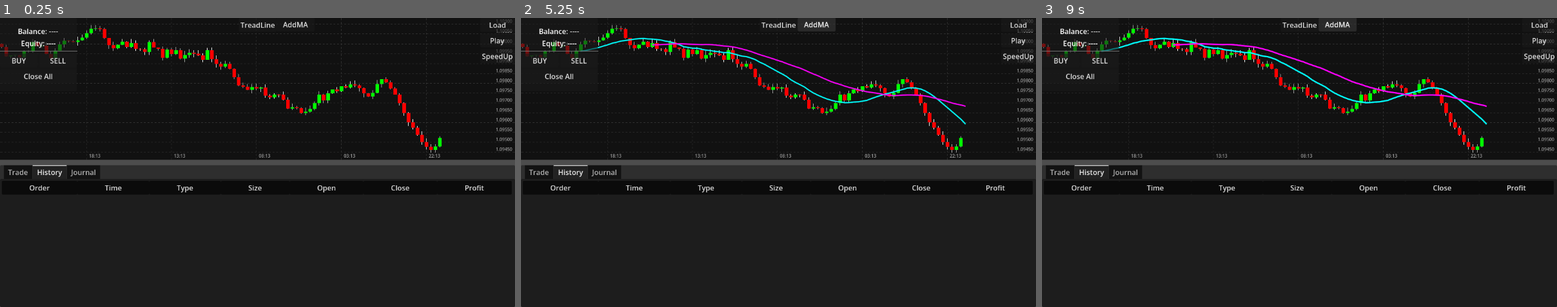
Above: before the commit, frames 1-3 (left to right).
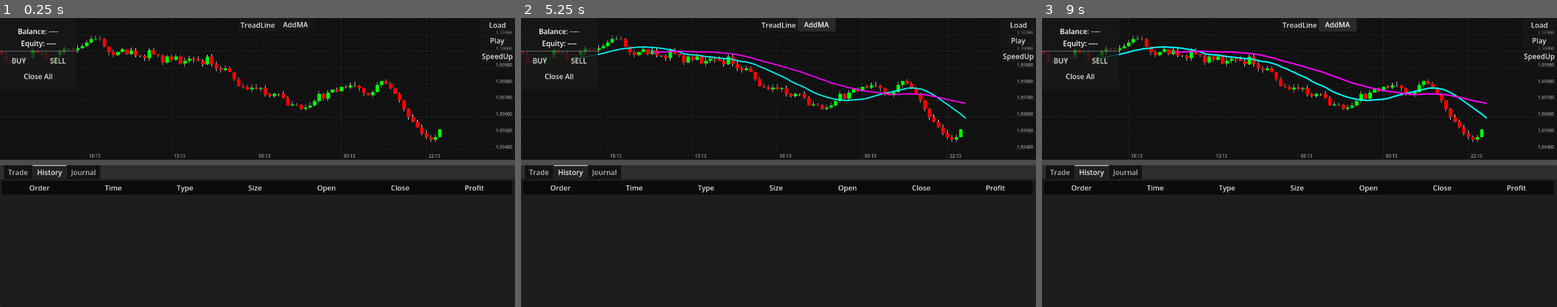
Above: after the commit, the same moments.

Repository: Bupalaoye/SuperTrader
Game: Godot game, scene res://Scenes/MainScene.tscn
Two runs of this game, one before a commit and one after it. Both use one fixed random seed, a clock stepped at 60 frames per second and the inputs below.
Inputs:
- Up to frame 1 (0.25 s): no input
- Up to frame 2 (5.25 s): click "Play" at 0.5 s; click "Play" at 1.25 s; click "SpeedUp" at 2 s; click "BUY" at 2.75 s; click "SELL" at 3.5 s; click "TreadLine" at 4.25 s; click "AddMA" at 5 s
- Up to frame 3 (9 s): click "SpeedUp" at 5.75 s; click "BUY" at 6.5 s; click "SELL" at 7.25 s; click "TreadLine" at 8 s; click "AddMA" at 8.75 s

The runs differ from the first frame. In frame 1, 2.7% of the frame differs, in the area x 0-100%, y 0-47%; in frame 2, 4.0%; in frame 3, 4.0%.

Commit message:
stash chang e

Diff:
--- a/Scripts/GameController.gd
+++ b/Scripts/GameController.gd
@@ -51,7 +51,7 @@
 var _cached_last_candle: Dictionary = {} # 缓存当前K线，防止空数据
 
 # 修改: 增加 tick 间隔控制
-var tick_delay: float = 0.1 # 每个微 Tick 之间的间隔 (秒)
+var tick_delay: float = 0.05 # 每个微 Tick 之间的间隔 (秒)
 
 func _ready():
 	print("正在初始化控制器...")
@@ -366,34 +366,14 @@
 # [重写] 模拟自然波动 K 线 (Perlin Noise + Path Interpolation)
 func _simulate_candle_ticks(final_data: Dictionary):
 	var t_str = final_data.t
-	var o = final_data.o
-	var h = final_data.h
-	var l = final_data.l
-	var c = final_data.c
-
-	# 1. 确定波动路径 (Path Planning)
-	# 真实市场往往先去测试反方向，再走主趋势
-	# 简单逻辑：
-	# 如果是阳线 (C >= O): 路径通常是 Open -> Low -> High -> Close
-	# 如果是阴线 (C < O):  路径通常是 Open -> High -> Low -> Close
-	# (当然这只是大概率，为了模拟器简单点先定死路径)
-
-	var path_points = []
-	path_points.append(o)
-
-	if c >= o:
-		# 阳线：先砸盘(Low)，再拉升(High)，最后收盘
-		if abs(l - o) > 0.00001: path_points.append(l)
-		if abs(h - l) > 0.00001: path_points.append(h)
-	else:
-		# 阴线：先诱多(High)，再砸盘(Low)，最后收盘
-		if abs(h - o) > 0.00001: path_points.append(h)
-		if abs(l - h) > 0.00001: path_points.append(l)
-
-	path_points.append(c)
-
-	# 2. 也是初始化临时 Candle
-	var temp_candle = {
+	var o = final_data.o # Open (固定)
+	var c_final = final_data.c # Final Close (目标)
+	var h_final = final_data.h # Final High (目标)
+	var l_final = final_data.l # Final Low (目标)
+
+	# 1. 初始化 "胚胎" K 线
+	# 刚出生时，O=H=L=C，就是一条横线
+	var current_sim_candle = {
 		"t": t_str,
 		"o": o,
 		"h": o,
@@ -401,77 +381,88 @@
 		"c": o
 	}
 
-	# 3. 分配时间片
-	# 假设每根 K 线我们模拟 60 次跳动 (Tick)，让动画更平滑
-	var total_ticks = 60
-	# 倒计时逻辑：模拟 60秒 / total_ticks = 每跳代表的秒数
-	var fake_seconds_per_tick = 60.0 / float(total_ticks)
-
-	# 强制图表滚动到最右边，确保看得到当前 K 线
-	chart.scroll_to_end()
-
-	# 4. 开始遍历路径点
-	var points_count = path_points.size()
-	if points_count < 2:
-		_process_tick(temp_candle, c, 0)
-		return
-
-	# 我们把 total_ticks 分配给 path 的每一段
-	# 例如 O->L, L->H, H->C 是 3 段, 每段分配 total_ticks / 3
-	var segments = points_count - 1
-	var ticks_per_segment = int(total_ticks / segments)
-
-	var current_tick_idx = 0
-
-	for i in range(segments):
-		var p_start = path_points[i]
-		var p_end = path_points[i+1]
-
-		for j in range(ticks_per_segment):
+	# 2. 也是先强制推送到图表，让原本的上一根结束，新的这一根开始
+	# 这一步至关重要，用户会看到一个新的 Dash 出现
+	_process_tick(current_sim_candle, o, 60)
+
+	# 3. 规划路径 (Path Planning) - 让走势更曲折
+	# 这里的路径是“趋势锚点”，我们会用噪声在锚点间游走
+	var anchors = []
+	anchors.append(o)
+
+	# 简单的逻辑：根据最终涨跌决定先去哪
+	# 为了更加真实，我们增加中间插值点，不要直奔 High/Low
+	if c_final >= o:
+		# 预期是阳线：O -> (震荡) -> L_final -> (拉升) -> H_final -> (回落) -> C_final
+		anchors.append(lerp(o, l_final, 0.6)) # 还没到最低，先试探
+		anchors.append(l_final)               # 到达最低
+		anchors.append(lerp(l_final, h_final, 0.3)) # 反弹
+		anchors.append(lerp(l_final, h_final, 0.8)) # 继续拉
+		anchors.append(h_final)               # 到达最高
+	else:
+		# 预期是阴线
+		anchors.append(lerp(o, h_final, 0.6))
+		anchors.append(h_final)
+		anchors.append(lerp(h_final, l_final, 0.3))
+
+	anchors.append(c_final) # 最后必须回到终点
+
+	# 4. 执行模拟循环
+	var total_steps = 60 # 60帧动画
+	var steps_per_segment = int(total_steps / (anchors.size() - 1))
+	if steps_per_segment < 1: steps_per_segment = 1
+
+	var tick_counter = 0
+
+	# 遍历每一段路径
+	for i in range(anchors.size() - 1):
+		var p_start = anchors[i]
+		var p_end = anchors[i+1]
+
+		for step in range(steps_per_segment):
 			if not is_playing: return
-
-			current_tick_idx += 1
-			# 进度 t (0.0 to 1.0)
-			var t = float(j) / float(ticks_per_segment)
-
-			# A. 线性插值 (趋势)
-			var linear_p = lerp(p_start, p_end, t)
-
-			# B. 叠加噪声 (波动)
-			_noise_offset += 0.05
-			var n_val = _noise.get_noise_1d(_noise_offset * 100.0) # -1 to 1
-
-			# 动态噪声强度：两头小，中间大 (两头必须准确对齐 O/H/L/C)
-			# 使用 sin(t * PI) 实现 0 -> 1 -> 0 的抛物线强度
-			var vol_scale = 0.0 # 波动幅度
-			# 计算这段距离的价差，作为波动基准
-			var seg_diff = abs(p_end - p_start)
-			vol_scale = seg_diff * 0.5 * sin(t * PI)
-
-			var noisy_price = linear_p + (n_val * vol_scale)
-
-			# 根据 noisy_price 更新 H/L
-			temp_candle.c = noisy_price
-			if noisy_price > temp_candle.h: temp_candle.h = noisy_price
-			if noisy_price < temp_candle.l: temp_candle.l = noisy_price
-
-			# 计算倒计时 (假定每分钟 60 秒)
-			var secs_remain = int(60 - (current_tick_idx * fake_seconds_per_tick))
-			if secs_remain < 0: secs_remain = 0
-
-			# 提交
-			_process_tick(temp_candle, noisy_price, secs_remain)
-
-			# 等待
+			tick_counter += 1
+
+			# 插值进度 0.0 -> 1.0
+			var t = float(step) / float(steps_per_segment)
+
+			# A. 基础移动 (线性)
+			var base_price = lerp(p_start, p_end, t)
+
+			# B. 叠加噪声 (让价格上下抖动)
+			_noise_offset += 0.2
+			var n = _noise.get_noise_1d(_noise_offset * 100.0) # -1 ~ 1
+			# 咱们让价格在趋势线上有 +/- 10% 的段落价差抖动
+			var noise_amp = abs(p_end - p_start) * 0.2
+			if noise_amp < 0.00005: noise_amp = 0.00005 # 最小抖动
+
+			var current_price = base_price + (n * noise_amp)
+
+			# [核心] 更新当前 K 线的 High/Low
+			# 注意：我们是根据“当前生成的 current_price”来推导 H/L，而不是用 final_data
+			# 这样 K 线才会“长”出来
+			current_sim_candle.c = current_price
+			if current_price > current_sim_candle.h: current_sim_candle.h = current_price
+			if current_price < current_sim_candle.l: current_sim_candle.l = current_price
+
+			# 计算倒计时 (60秒倒数)
+			var secs = int(60 - tick_counter)
+			if secs < 0: secs = 0
+
+			# 提交更新
+			_process_tick(current_sim_candle, current_price, secs)
+
+			# 稍作等待
 			await get_tree().create_timer(tick_delay).timeout
 
-	# 5. 最后修正 (确保 Close 价绝对准确)
-	temp_candle.c = c
-	temp_candle.h = h # 确保历史最高最低是对的
-	temp_candle.l = l
-	_process_tick(temp_candle, c, 0)
-
-	# 更新缓存
+	# 5. [最后定格] 强制设置为最终完美数据
+	# 防止因为噪声导致最终收盘价有微小偏差
+	final_data.c = c_final # 确保 Close 归位
+	# 注意：如果模拟过程中的噪声让 H 超过了 H_final，我们得认（因为那是真实发生的模拟）
+	# 但为了数据一致性，通常我们直接用 final_data 覆盖
+	_process_tick(final_data, c_final, 0)
+
+	# 缓存更新
 	_cached_last_candle = final_data
 
 # [修改] 参数增加 seconds_left
--- a/Scripts/KLineChart.gd
+++ b/Scripts/KLineChart.gd
@@ -320,14 +320,28 @@
 func _calculate_price_bounds(start_idx: int, end_idx: int):
 	var min_p = 99999999.0
 	var max_p = -99999999.0
-	for i in range(start_idx, end_idx + 1):
-		if i >= _all_candles.size(): break
+
+	# 1. 遍历可见范围内的所有 K 线（end_idx 必须包含正在生成的最后一根）
+	var scan_end = min(end_idx, _all_candles.size() - 1)
+	for i in range(start_idx, scan_end + 1):
 		var c = _all_candles[i]
 		if c.l < min_p: min_p = c.l
 		if c.h > max_p: max_p = c.h
-	_min_visible_price = min_p
-	_max_visible_price = max_p
-	_price_range = max_p - min_p
+
+	# 防呆：没有数据时给出默认范围
+	if min_p > max_p:
+		min_p = 0.0
+		max_p = 1.0
+
+	# 关键优化：动态扩展边界（Padding）
+	var range_diff = max_p - min_p
+	if range_diff == 0: range_diff = 0.0001
+
+	var padding = range_diff * 0.1 # 上下各留 10%
+
+	_min_visible_price = min_p - padding
+	_max_visible_price = max_p + padding
+	_price_range = _max_visible_price - _min_visible_price
 
 func _zoom_chart(factor: float):
 	candle_width *= factor
@@ -369,22 +383,31 @@
 func update_last_candle(data: Dictionary):
 	if _all_candles.is_empty(): return
 
-	# 1. 更新数据
-	_all_candles[_all_candles.size() - 1] = data
-
-	# 2. 关键修复：因为 High/Low 变了，必须重新计算Y轴缩放范围，
-	# 否则新长出来的 K 线可能超出屏幕或看起来是扁的
-	# 我们获取当前可见范围的索引进行重算
-	var vis_count = ceili(size.x / (candle_width + spacing))
+	# 1. 更新数据源
+	var last_idx = _all_candles.size() - 1
+	_all_candles[last_idx] = data
+
+	# 2. [关键] 强制重新计算视野
+	# 必须重新扫描当前屏幕，因为这根 K 线可能刚刚创了新高，撑大了 Y 轴
+	var chart_width = size.x
+	var candle_full_width = candle_width + spacing
+	var vis_count = ceili(chart_width / candle_full_width)
 	var start_idx = max(0, _end_index - vis_count)
+
+	# 重算边界 (这将触发 Y 轴缩放)
 	_calculate_price_bounds(start_idx, _end_index)
 
-	# 3. 强制重绘
-	queue_redraw()
-
-	# 4. 通知所有图层刷新
+	# 3. 绘制
+	queue_redraw()
+
+	# 4. 联动更新其他层
 	if _order_layer: _order_layer.queue_redraw()
 	if _current_price_layer: _current_price_layer.queue_redraw()
+	# 把最新的价格和 K 线 X 坐标发给现价线
+	if _current_price_layer:
+		# 这里假设 update_last_candle 使用时，外部会同步调用 update_current_price
+		# 所以这里只要让它重绘就行
+		pass
 
 func jump_to_index(idx: int):
 	_end_index = idx
